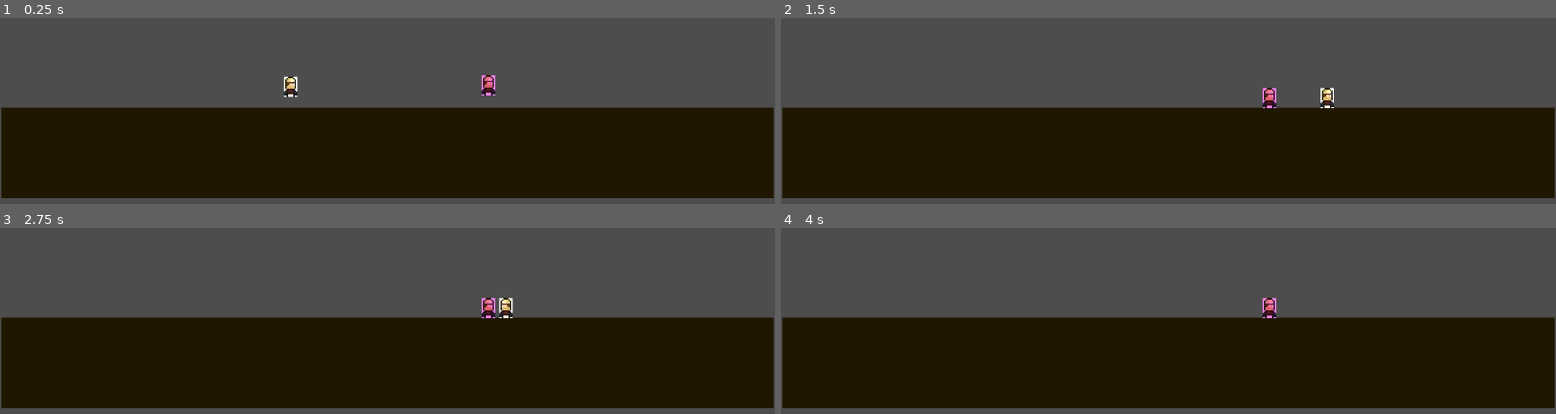
Above: before the commit, frames 1-4 (two rows, left to right).
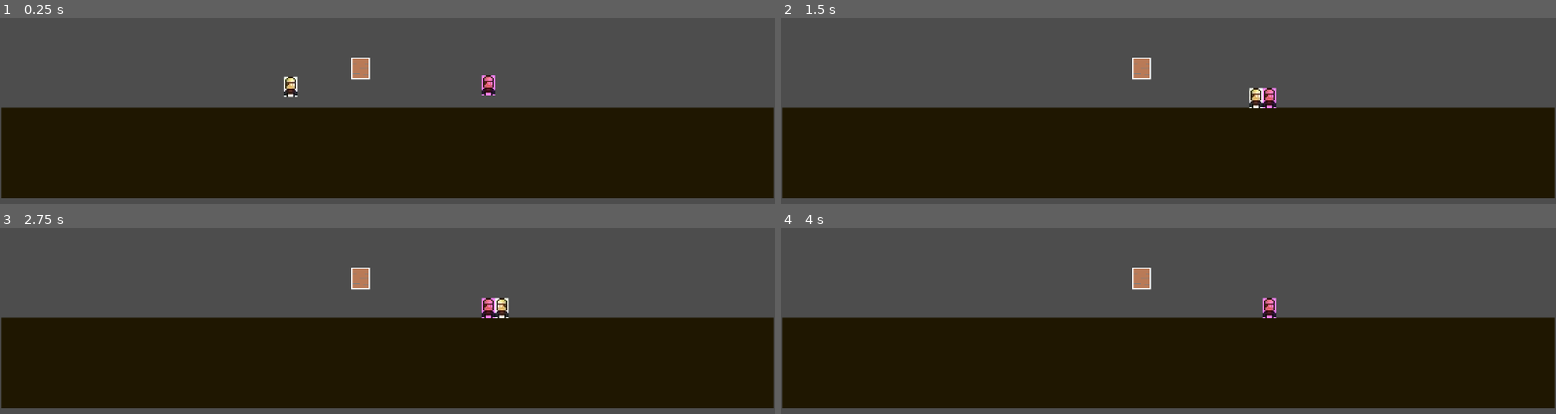
Above: after the commit, the same moments.

Repository: Darr3n2GG/Puzzle-Knights-2P-
Game: Godot game, scene res://Scenes/test_scene.tscn
Two runs of this game, one before a commit and one after it. Both use one fixed random seed, a clock stepped at 60 frames per second and the inputs below. The project has no main scene, so this scene is started directly.
Inputs:
- Up to frame 1 (0.25 s): no input
- Up to frame 2 (1.5 s): hold D (1Right) from 0.53 s (still down); tap W (1Up) at 0.77 s
- Up to frame 3 (2.75 s): tap W (1Up) at 1.52 s; release D (1Right) at 2.03 s; hold A (1Left) from 2.03 s (still down)
- Up to frame 4 (4 s): release A (1Left) at 2.78 s; hold D (1Right) from 2.78 s (still down); tap W (1Up) at 3.02, 3.77 s

The runs differ from the first frame. In frame 1, 0.3% of the frame differs, in the area x 45-48%, y 21-34%; in frame 2, 0.7%, in the area x 45-72%, y 21-49%; in frame 3, 0.5%; in frame 4, 0.3%.

Commit message:
Dummy
Yes, a barrel to test the attack system.

Diff:
--- /dev/null
+++ b/Creature/Dummy.tscn
@@ -0,0 +1,17 @@
+[gd_scene load_steps=3 format=3 uid="uid://bbo3pmm3wx10q"]
+
+[ext_resource type="Texture2D" uid="uid://cl7s3d0qedkgl" path="res://Creature/Barrel.png" id="1_186f0"]
+
+[sub_resource type="RectangleShape2D" id="RectangleShape2D_wu1b8"]
+size = Vector2(14, 16.25)
+
+[node name="Dummy" type="CharacterBody2D"]
+
+[node name="Sprite2D" type="Sprite2D" parent="."]
+position = Vector2(-2.68221e-07, -6.4075e-07)
+scale = Vector2(0.112, 0.116788)
+texture = ExtResource("1_186f0")
+
+[node name="CollisionShape2D" type="CollisionShape2D" parent="."]
+position = Vector2(0, -0.125)
+shape = SubResource("RectangleShape2D_wu1b8")
--- a/Scenes/test_scene.tscn
+++ b/Scenes/test_scene.tscn
@@ -1,8 +1,9 @@
-[gd_scene load_steps=4 format=3 uid="uid://prdbs88kvp45"]
+[gd_scene load_steps=5 format=3 uid="uid://prdbs88kvp45"]
 
 [ext_resource type="PackedScene" uid="uid://db7y1wj8h4wcq" path="res://Resources/platform nodes.tscn" id="1_d2xbe"]
 [ext_resource type="PackedScene" uid="uid://dh6mn3lr4n2db" path="res://Characters/Player 1/player_1.tscn" id="2_evenl"]
 [ext_resource type="PackedScene" uid="uid://bcqvvf88xlpis" path="res://Characters/Player 2/player_2.tscn" id="3_p0u6q"]
+[ext_resource type="PackedScene" uid="uid://bbo3pmm3wx10q" path="res://Creature/Dummy.tscn" id="4_twp03"]
 
 [node name="Node2D" type="Node2D"]
 
@@ -16,3 +17,6 @@
 
 [node name="Camera2D" type="Camera2D" parent="."]
 zoom = Vector2(2, 2)
+
+[node name="Dummy" parent="." instance=ExtResource("4_twp03")]
+position = Vector2(-20, -29)
--- a/project.godot
+++ b/project.godot
@@ -21,7 +21,7 @@
 "events": [Object(InputEventKey,"resource_local_to_scene":false,"resource_name":"","device":-1,"window_id":0,"alt_pressed":false,"shift_pressed":false,"ctrl_pressed":false,"meta_pressed":false,"pressed":false,"keycode":0,"physical_keycode":87,"key_label":0,"unicode":119,"echo":false,"script":null)
 ]
 }
-1Down={
+1Attack={
 "deadzone": 0.5,
 "events": [Object(InputEventKey,"resource_local_to_scene":false,"resource_name":"","device":-1,"window_id":0,"alt_pressed":false,"shift_pressed":false,"ctrl_pressed":false,"meta_pressed":false,"pressed":false,"keycode":0,"physical_keycode":83,"key_label":0,"unicode":115,"echo":false,"script":null)
 ]
@@ -41,7 +41,7 @@
 "events": [Object(InputEventKey,"resource_local_to_scene":false,"resource_name":"","device":-1,"window_id":0,"alt_press …(182 unchanged characters)…
 ]
 }
-2Down={
+2Place={
 "deadzone": 0.5,
 "events": [Object(InputEventKey,"resource_local_to_scene":false,"resource_name":"","device":-1,"window_id":0,"alt_press …(182 unchanged characters)…
 ]
Binary file added: Creature/Barrel.png
Not shown, added: Creature/Barrel.png.import
Not shown, changed: TODOLIST.txt
